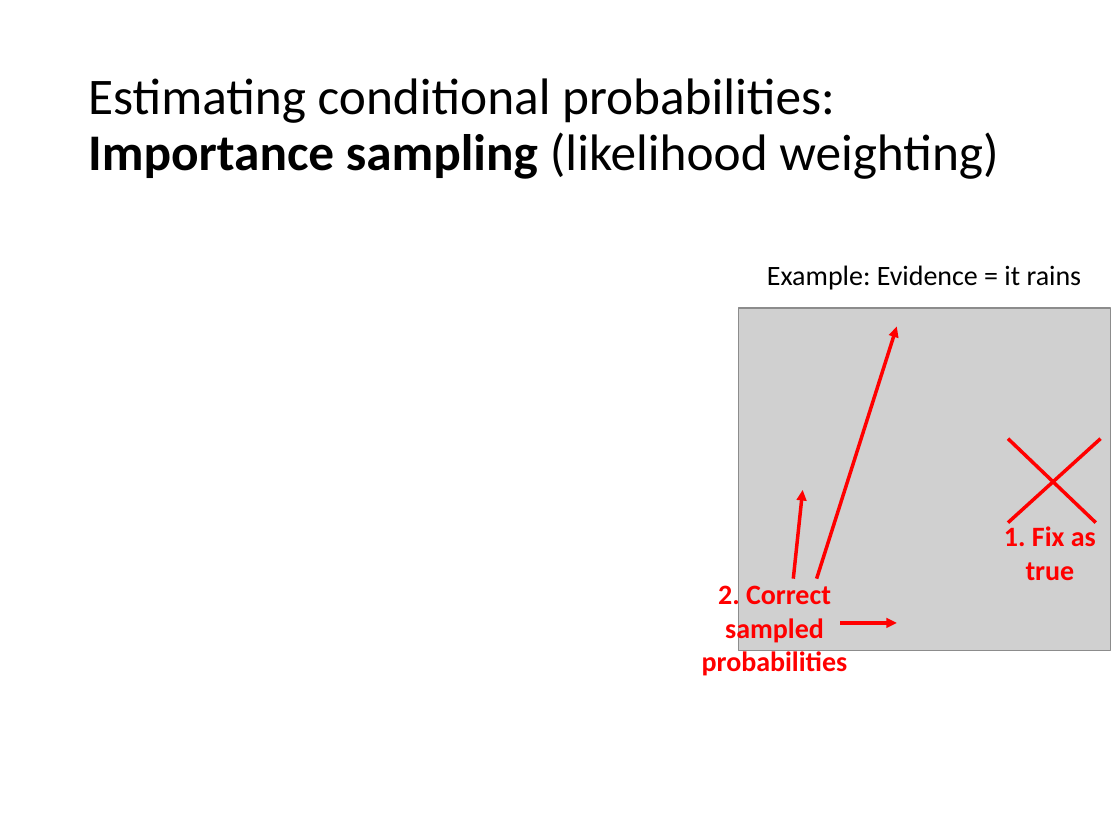
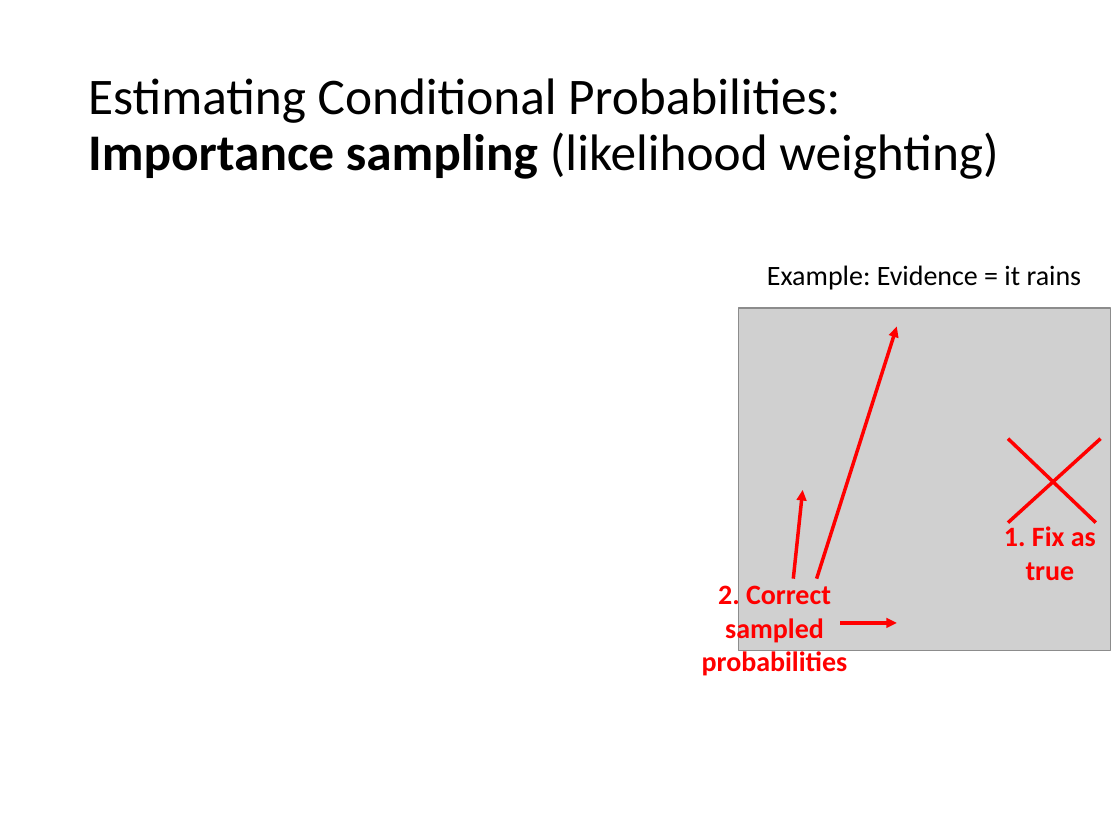
Before and after one commit to mhahsler/CS7320-AI, a slide deck: slide 39 of slides/13_bayes_nets.pptx (slide 36 before the commit). Drawn at 1120x840 pixels with LibreOffice and Linux fonts; fonts in the diff are those of the drawing; grey boxes stand for pictures. Boxes give left, top, right and bottom in pixels: in the first picture for what was removed or moved away, otherwise in the second. Text is boxed around its words. In the diff, an @@ line names an element or a change of style, - is before the commit and + after.

```diff
--- a/slides/13_bayes_nets.pptx
+++ b/slides/13_bayes_nets.pptx
@@ title at <box>88,78,998,179</box>: text changed @@
-Estimating conditional probabilities:
-Importance sampling (likelihood weighting)
+Estimating Conditional Probabilities:
+Importance sampling (likelihood weighting)
```
Also in this commit, not shown: 16 other slides changed, 5 slides added, 2 slides removed, 3 other files.
